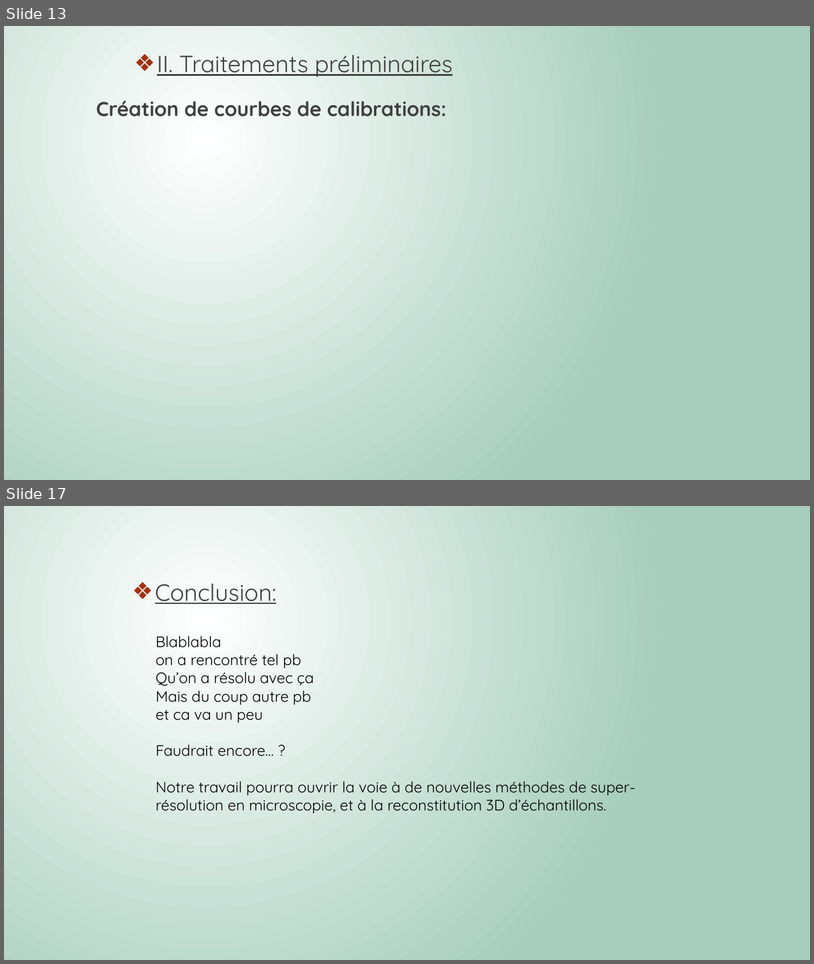
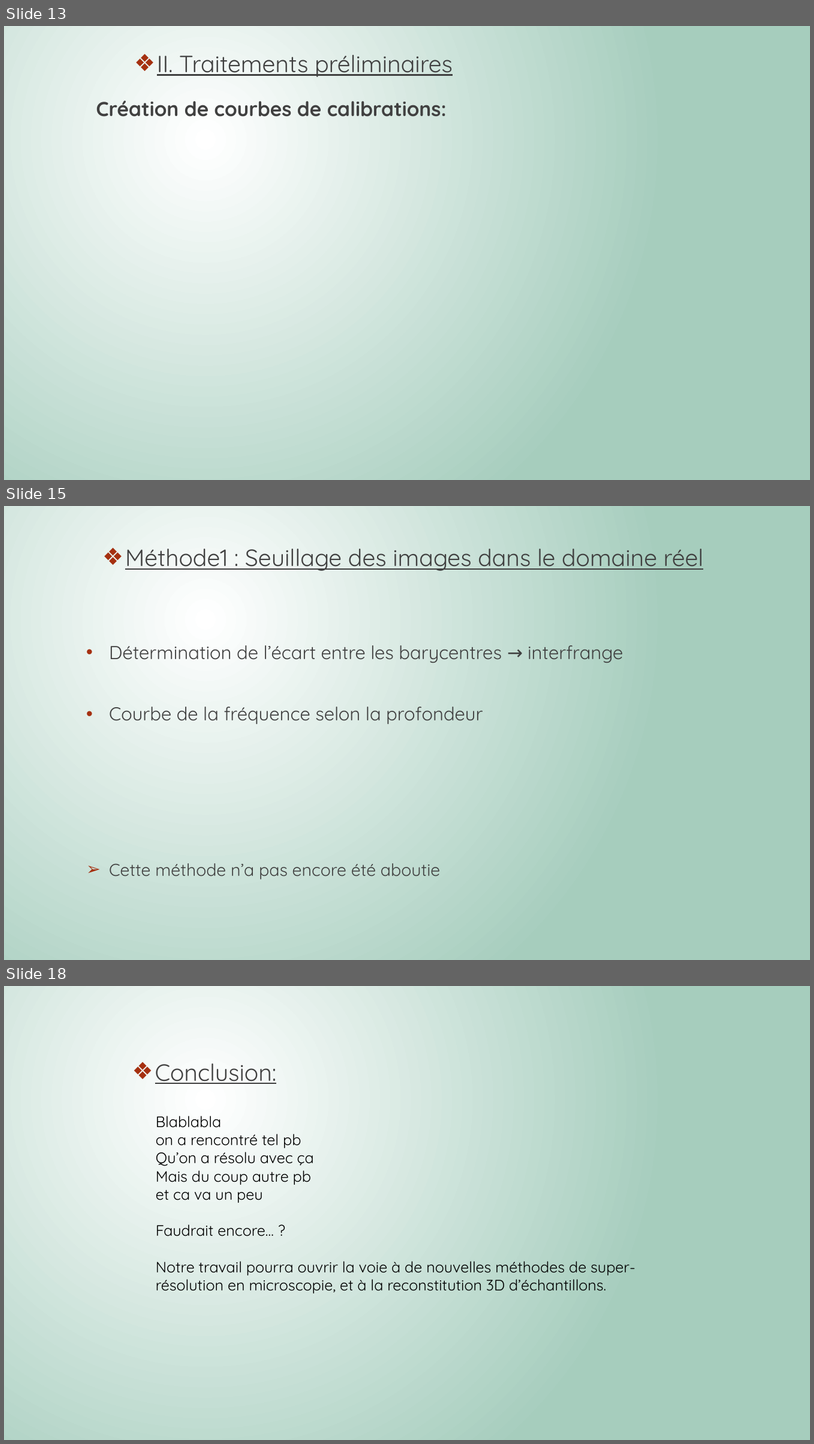
Before and after one commit to Killian-Herveau/PIMS, a slide deck: Pres_Avril/PresentationPIMSAvril-Briséis.pptx. Shown one above the other, each under a label of ours: slides 13 and 17 before the commit, slides 13, 15 and 18 after it; the slides between them are not shown. The pictures are 814x964 and 814x1444 pixels, drawn with LibreOffice and Linux fonts; fonts in the diff are those of the drawing. Boxes give left, top, right and bottom in pixels: in the first picture for what was removed or moved away, otherwise in the second. Text is boxed around its words. In the diff, an @@ line names an element or a change of style, - is before the commit and + after.

```diff
--- a/Pres_Avril/PresentationPIMSAvril-Briséis.pptx
+++ b/Pres_Avril/PresentationPIMSAvril-Briséis.pptx
@@ slide 15 added at [4, 506, 810, 960], background gradient #FFFFFF to #A6CDBD @@
@@ text added at [125, 549, 704, 571], 28 pt, text #404040, underline @@
+❖ Méthode1 : Seuillage des images dans le domaine réel
@@ text added at [109, 645, 623, 879], 22.2 pt, text #404040 @@
+• Détermination de l’écart entre les barycentres → interfrange
+• Courbe de la fréquence selon la profondeur
+➢ Cette méthode n’a pas encore été aboutie
@@ what was slide 17 is now slide 18 @@
```
Also in this commit, not shown: 2 slides changed, 1 other slide added, 1 slide removed, 8 other files.
